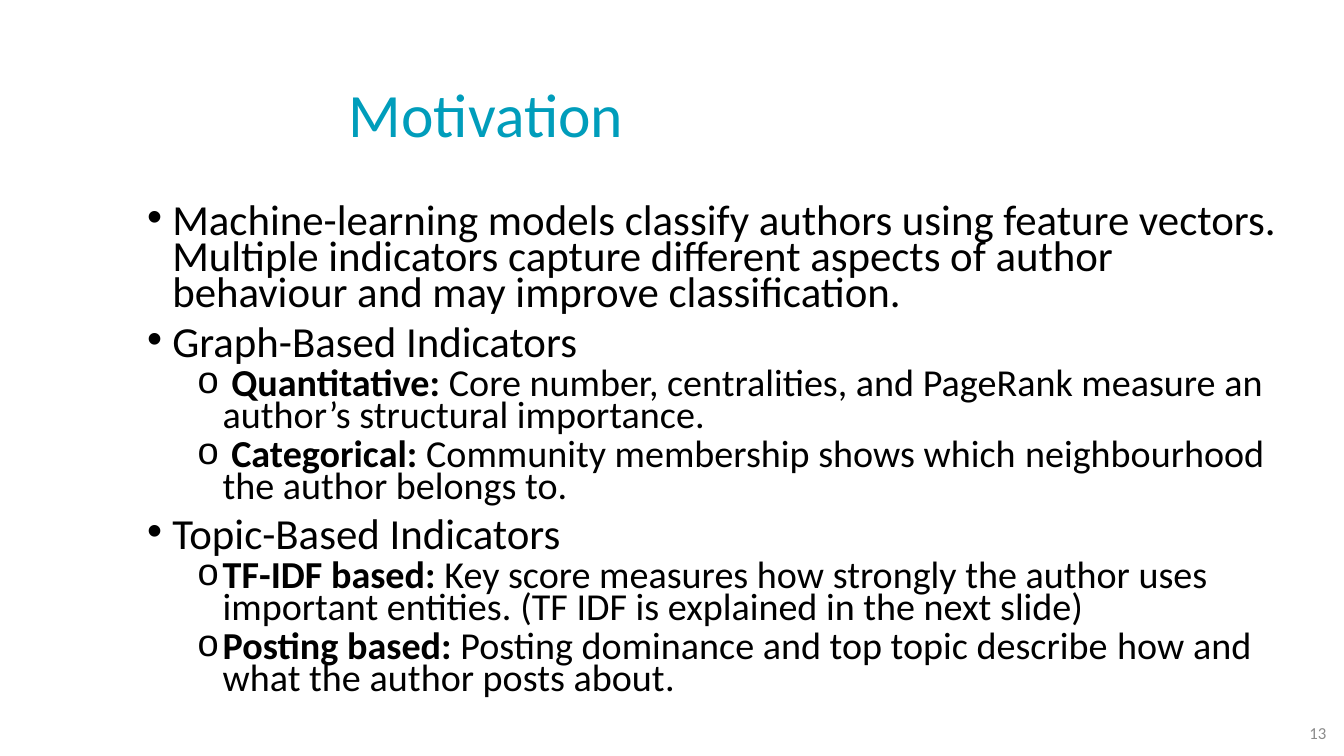
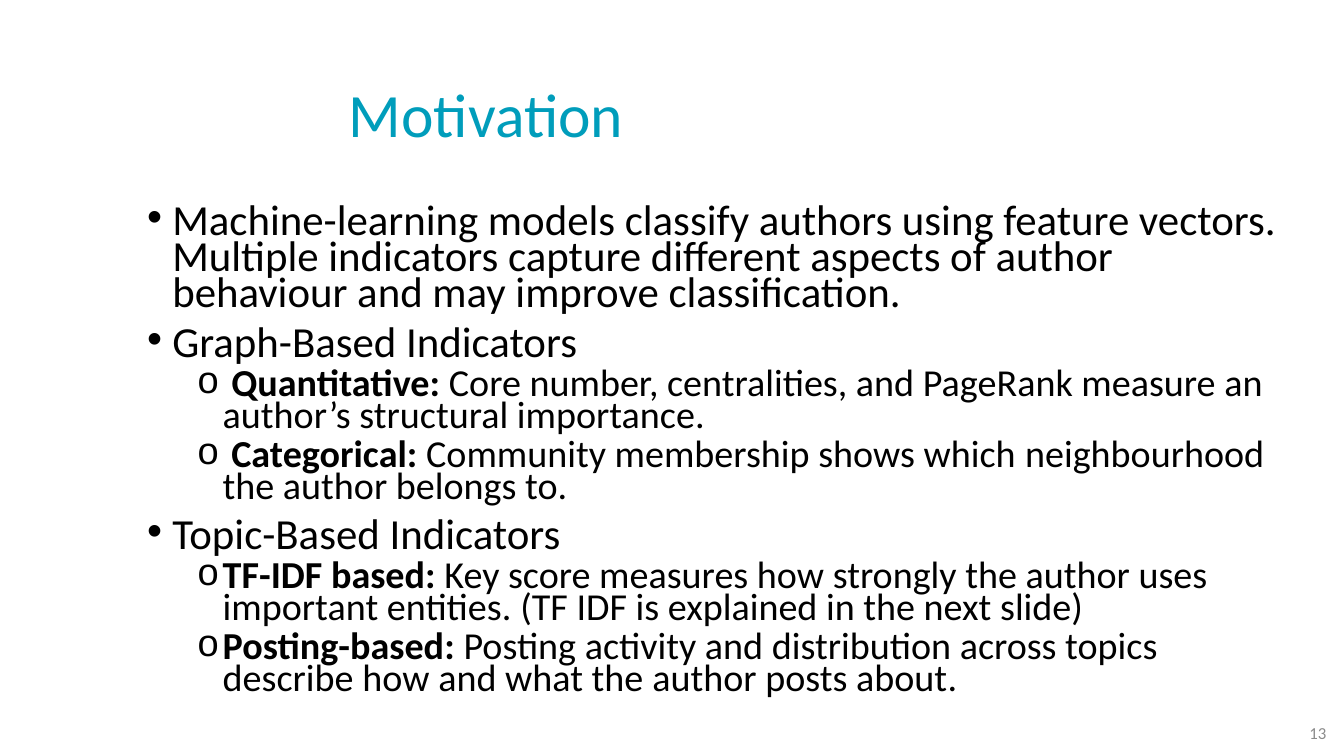
Before and after one commit to NoaTal1996/Backbone-Graph, a slide deck: slide 13 of docs/meeting/2026_08_05.pptx. Drawn at 1344x756 pixels with LibreOffice and Linux fonts; fonts in the diff are those of the drawing; background and template pictures are left out. Boxes give left, top, right and bottom in pixels: in the first picture for what was removed or moved away, otherwise in the second. Text is boxed around its words. In the diff, an @@ line names an element or a change of style, - is before the commit and + after.

```diff
--- a/docs/meeting/2026_08_05.pptx
+++ b/docs/meeting/2026_08_05.pptx
@@ text at <box>223,632,1157,697</box>: text changed @@
-  o Posting based: Posting dominance and top topic describe how and what the author posts about.
+  o Posting-based: Posting activity and distribution across topics describe how and what the author posts about.
```
Also in this commit, not shown: 3 other slides changed, 2 slides added, 4 slides removed, 1 other file.
